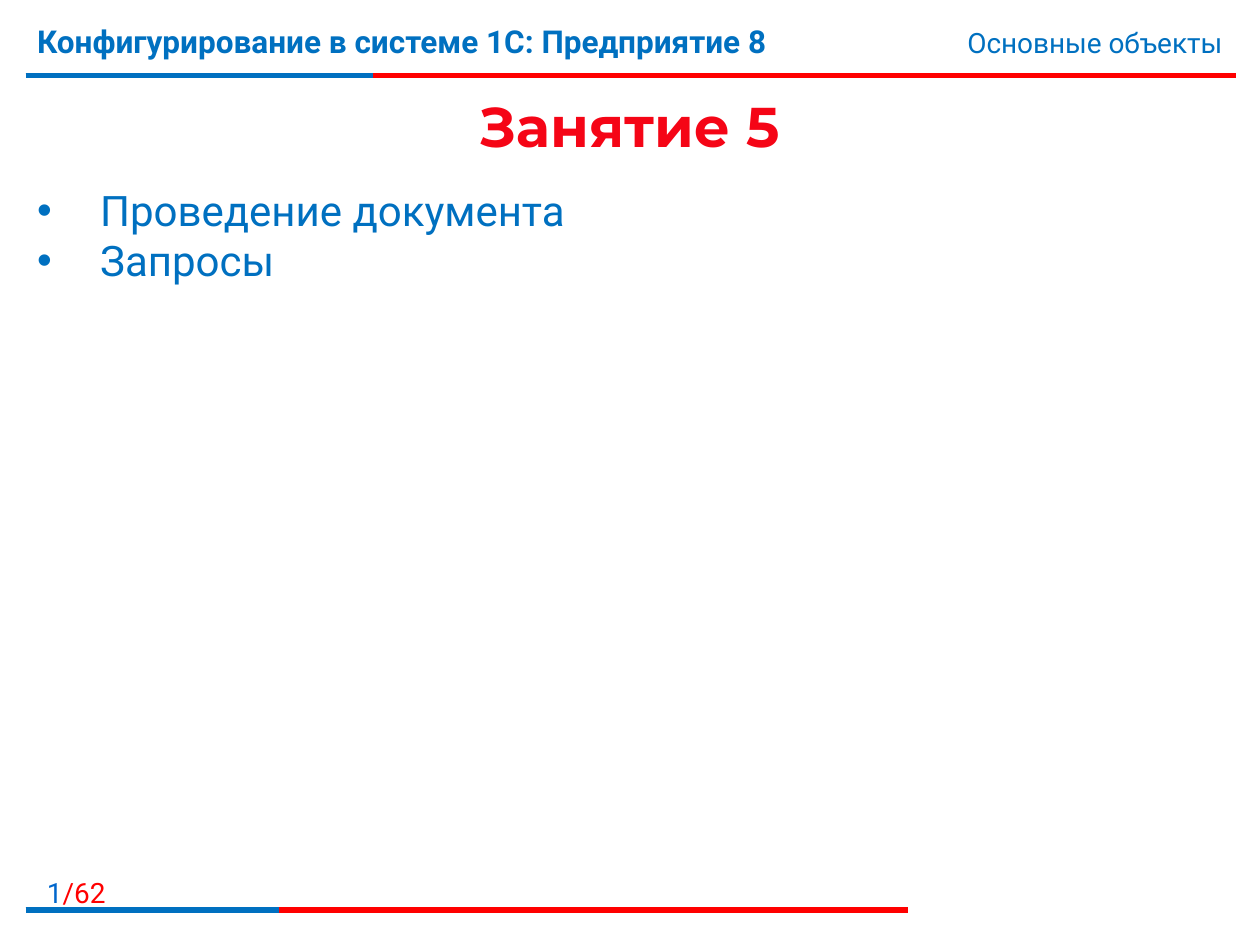
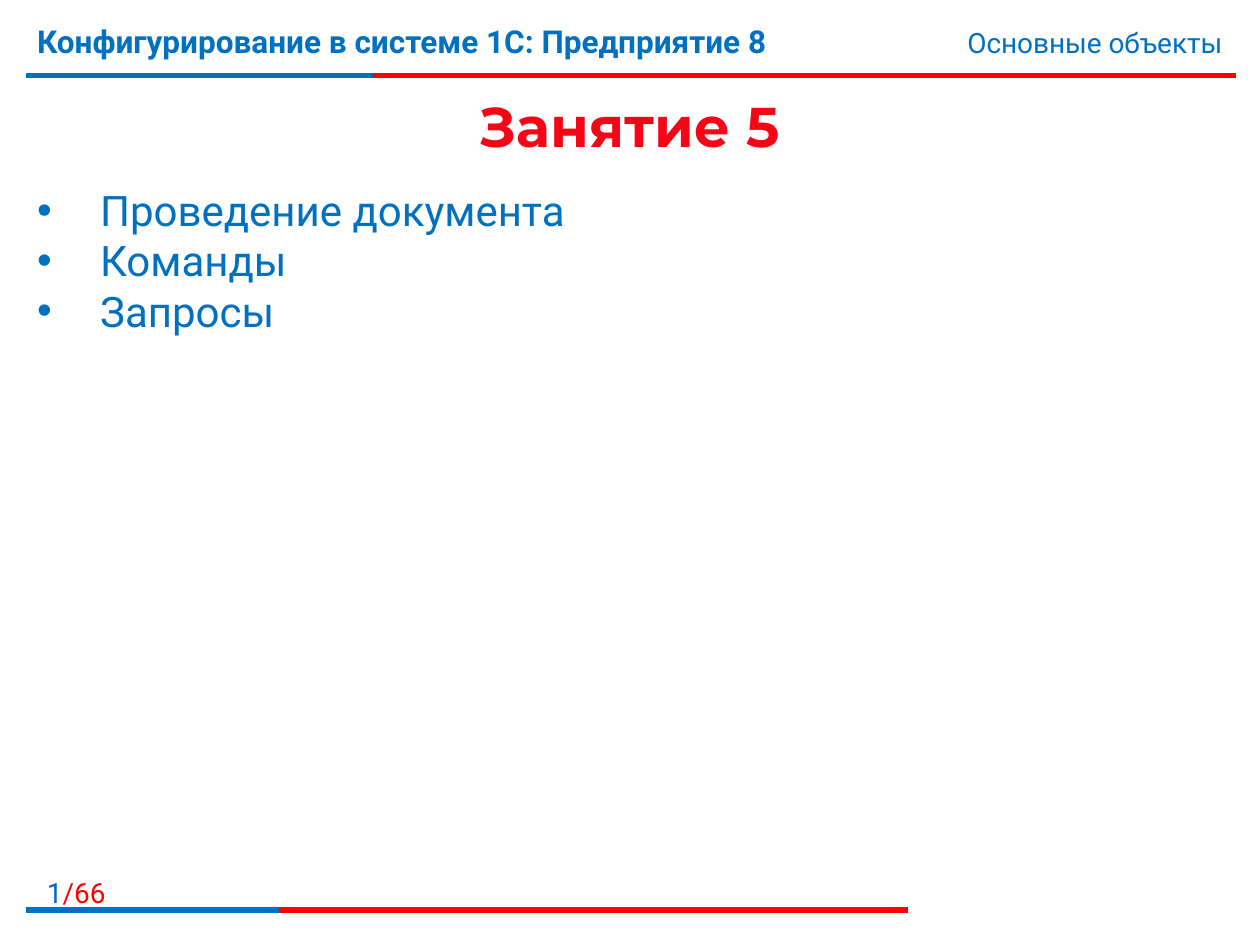
Before and after one commit to bestteacher-1c/documents_compl_kurs, a slide deck: slide 1 of Занятие_05/Иллюстрации5.pptx. Drawn at 1260x945 pixels with LibreOffice and Linux fonts; fonts in the diff are those of the drawing; background and template pictures are left out. Boxes give left, top, right and bottom in pixels: in the first picture for what was removed or moved away, otherwise in the second. Text is boxed around its words. In the diff, an @@ line names an element or a change of style, - is before the commit and + after.

Commit message:
Занятие 5 и 1 Изменения в презентациях

```diff
--- a/Занятие_05/Иллюстрации5.pptx
+++ b/Занятие_05/Иллюстрации5.pptx
@@ subtitle at [100,246,286,283]: paragraph added @@
+• Команды
@@ page number at [47,883,106,910]: text changed @@
-1/62
+1/66
```
Also in this commit, not shown: 21 other slides changed, 4 slides added, 3 other files.
